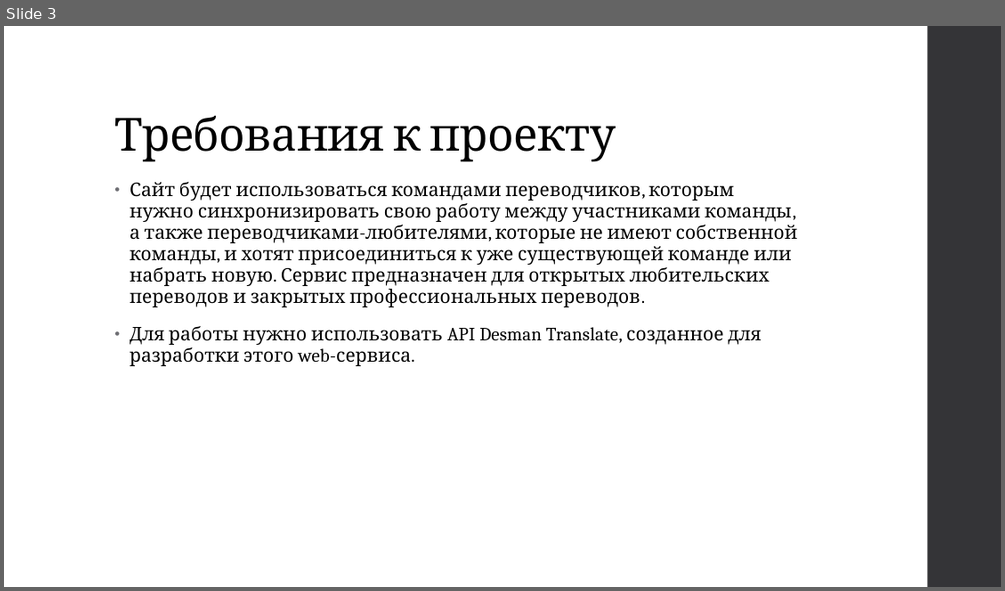
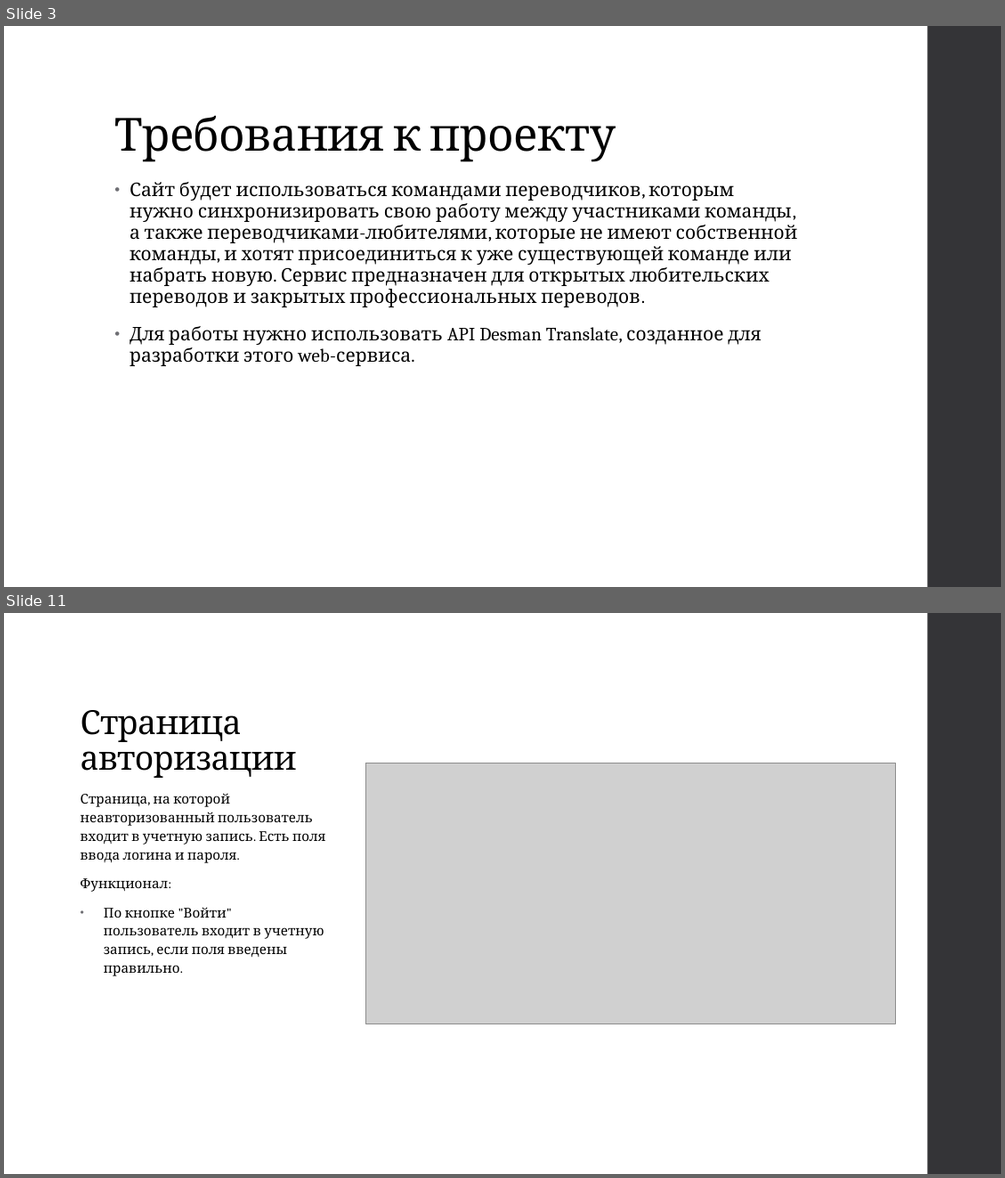
Before and after one commit to ipaingo/study, a slide deck: вебы/презентация/Веб-сервис для коллективных переводов.pptx. Shown one above the other, each under a label of ours: slide 3 before the commit, slides 3 and 11 after it; the slides between them are not shown. The pictures are 1005x591 and 1005x1178 pixels, drawn with LibreOffice and Linux fonts; fonts in the diff are those of the drawing; grey boxes stand for pictures. Boxes give left, top, right and bottom in pixels: in the first picture for what was removed or moved away, otherwise in the second. Text is boxed around its words. In the diff, an @@ line names an element or a change of style, - is before the commit and + after.

```diff
--- a/вебы/презентация/Веб-сервис для коллективных переводов.pptx
+++ b/вебы/презентация/Веб-сервис для коллективных переводов.pptx
@@ slide 11 added at box(4, 613, 1001, 1174), background #FFFFFF; not listed: 1 template element that a slide beside it also shows @@
@@ title added at box(81, 710, 297, 778), 32 pt, text #000000 @@
+Страница авторизации
@@ picture added at box(366, 763, 896, 1023) @@
@@ text added at box(81, 793, 325, 976), 13 pt, text #000000 @@
+Страница, на которой неавторизованный пользователь входит в учетную запись. Есть поля ввода логина и пароля.
+Функционал:
+• По кнопке "Войти" пользователь входит в учетную запись, если поля введены правильно.
```
Also in this commit, not shown: 5 slides changed, 15 other slides added, 4 slides removed.
